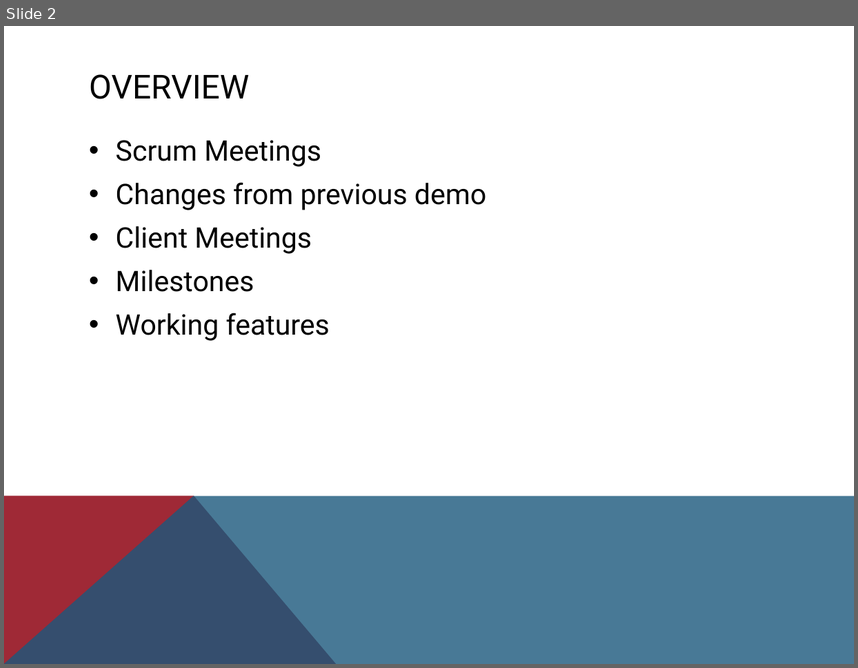
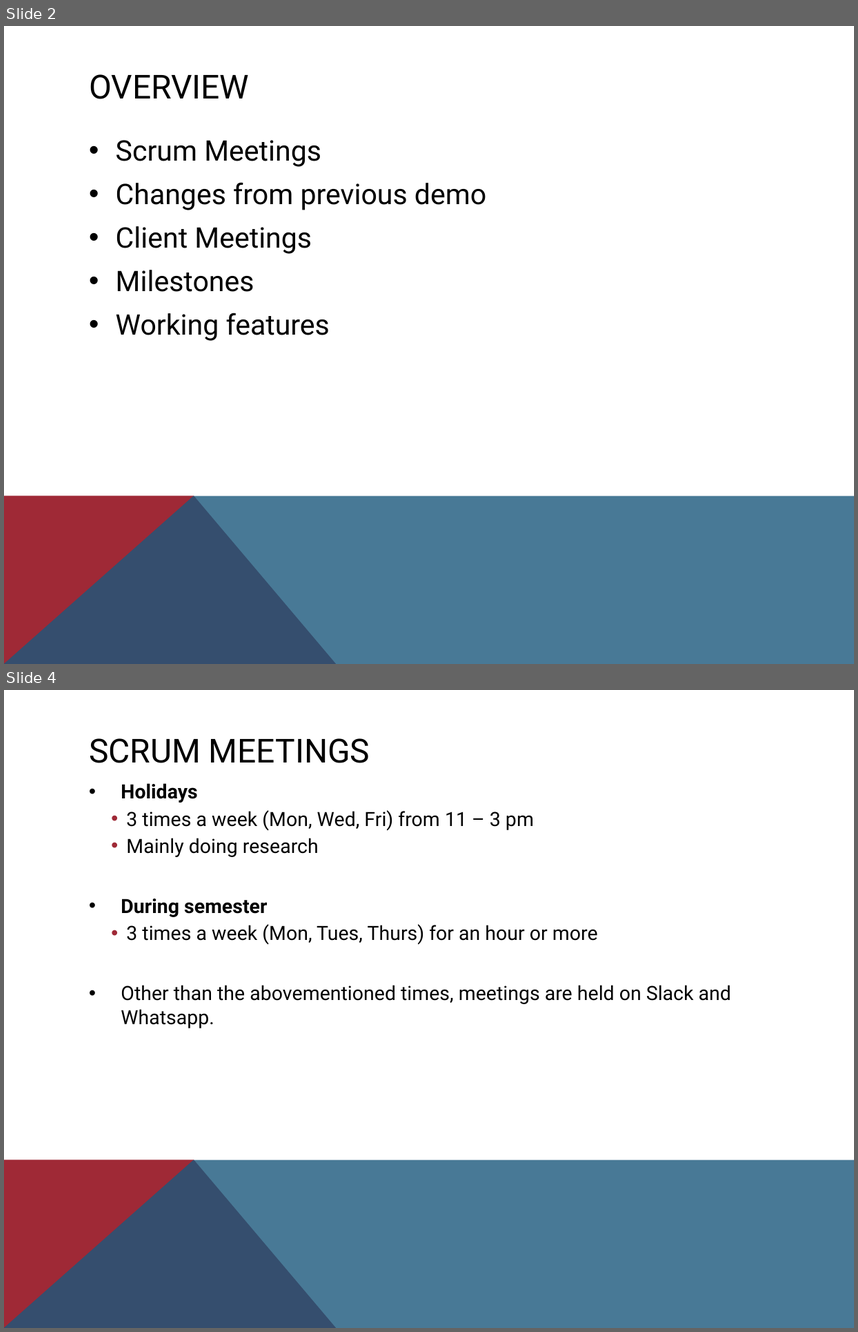
Before and after one commit to Coeus2016/GeospatialDataProcessorVisualiser_documentation, a slide deck: demos/Demo 2 - COEUS.pptx. Shown one above the other, each under a label of ours: slide 2 before the commit, slides 2 and 4 after it; the slides between them are not shown. The pictures are 858x668 and 858x1332 pixels, drawn with LibreOffice and Linux fonts; fonts in the diff are those of the drawing. Boxes give left, top, right and bottom in pixels: in the first picture for what was removed or moved away, otherwise in the second. Text is boxed around its words. In the diff, an @@ line names an element or a change of style, - is before the commit and + after.

```diff
--- a/demos/Demo 2 - COEUS.pptx
+++ b/demos/Demo 2 - COEUS.pptx
@@ slide 4 added at (4, 690, 854, 1328), background #FFFFFF; not listed: 2 template elements that a slide beside it also shows @@
@@ title added at (89, 738, 370, 763), 28 pt, text #000000 @@
+SCRUM MEETINGS
@@ text added at (121, 783, 731, 1028), 16.6 pt, text #000000 @@
+• Holidays
+    • 3 times a week (Mon, Wed, Fri) from 11 – 3 pm
+    • Mainly doing research
+• During semester
+    • 3 times a week (Mon, Tues, Thurs) for an hour or more
+• Other than the abovementioned times, meetings are held on Slack and Whatsapp.
```
Also in this commit, not shown: 5 other slides added.
